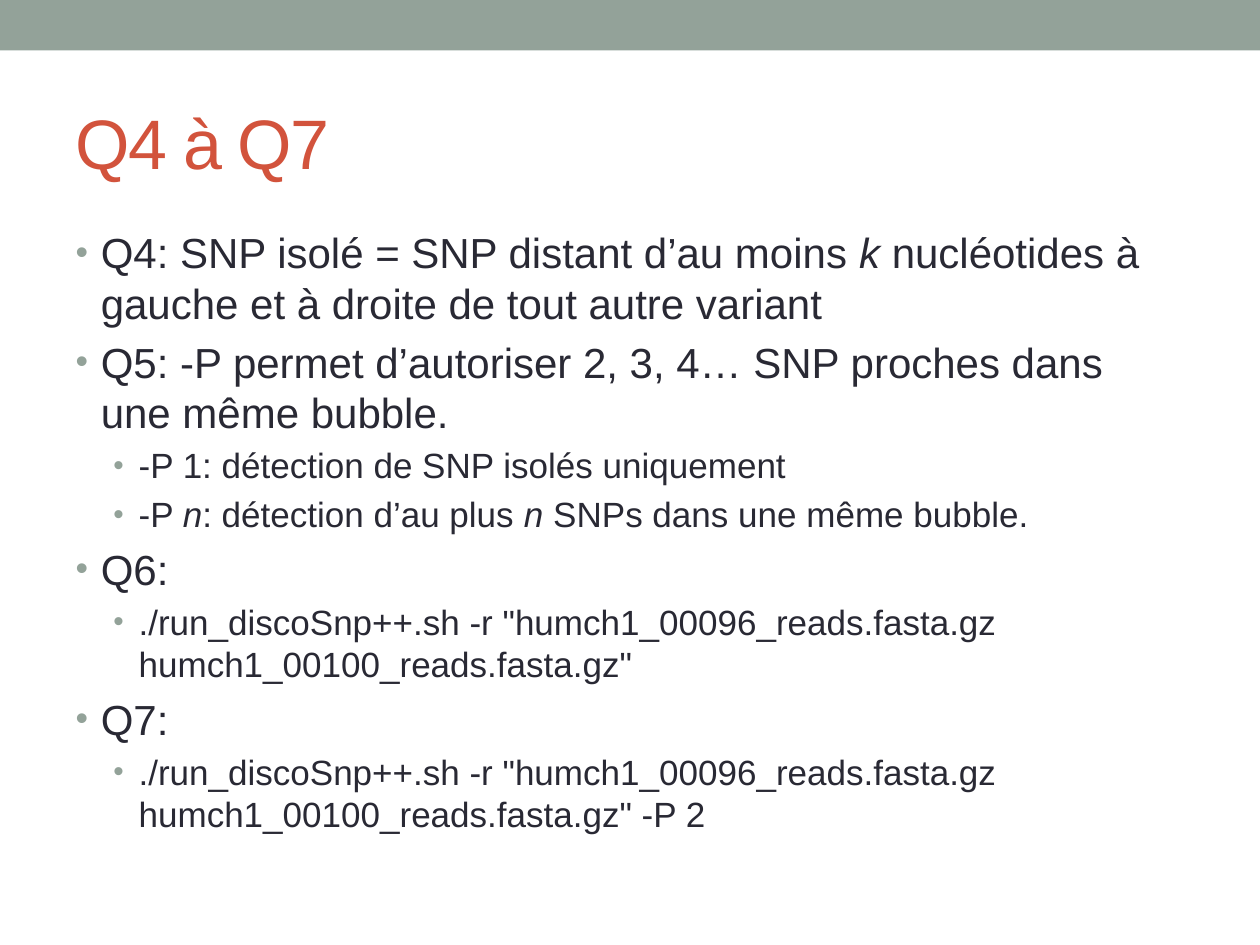
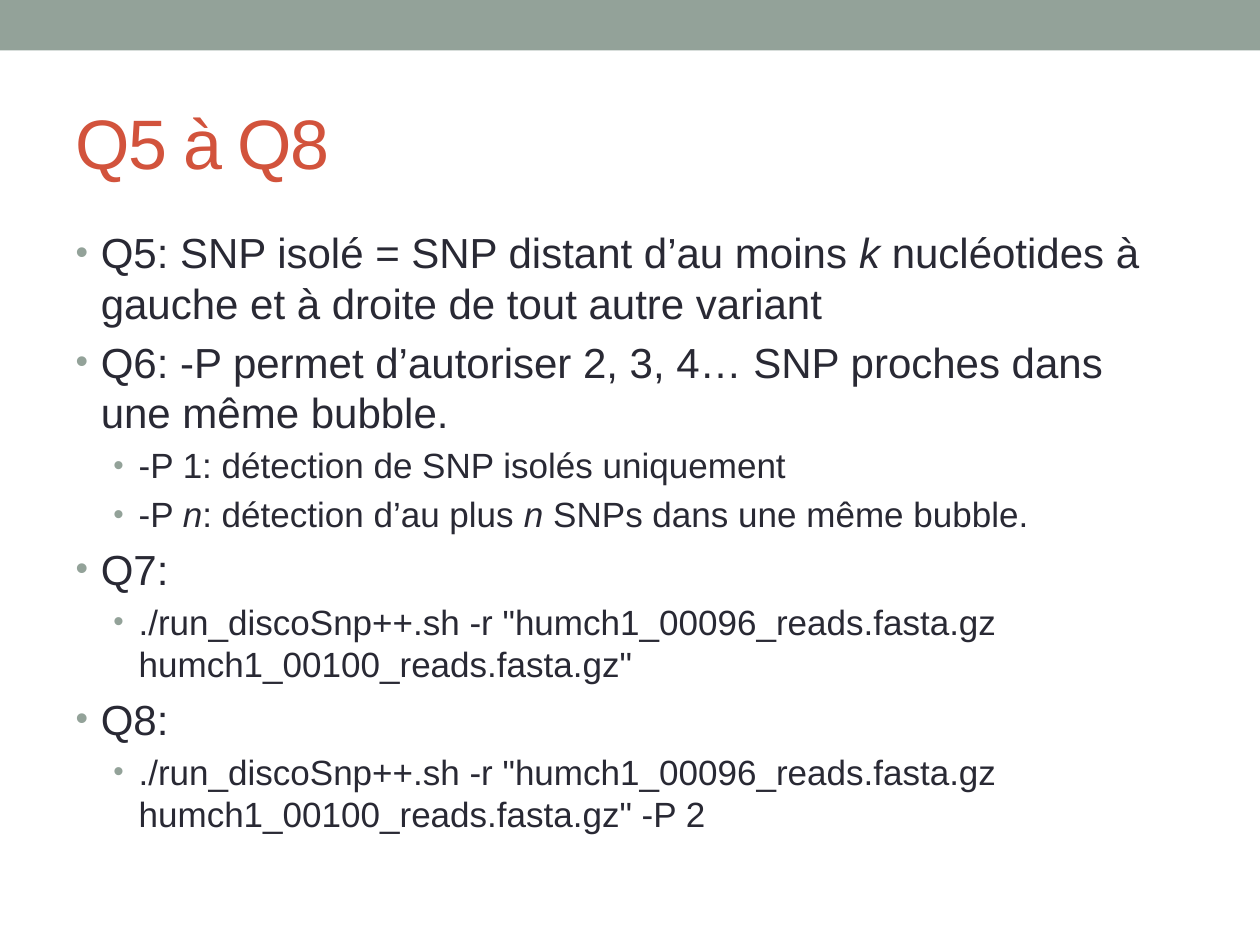
Before and after one commit to GATB/DiscoSnp, a slide deck: slide 4 of donot_release/formation_montpellier/TP_formation_colib'read.pptx. Drawn at 1260x945 pixels with LibreOffice and Linux fonts; fonts in the diff are those of the drawing. Boxes give left, top, right and bottom in pixels: in the first picture for what was removed or moved away, otherwise in the second. Text is boxed around its words. In the diff, an @@ line names an element or a change of style, - is before the commit and + after.

```diff
--- a/donot_release/formation_montpellier/TP_formation_colib'read.pptx
+++ b/donot_release/formation_montpellier/TP_formation_colib'read.pptx
@@ title at bbox=[76, 117, 330, 182]: text changed @@
-Q4 à Q7
+Q5 à Q8
@@ text at bbox=[101, 237, 1139, 429]: text changed @@
-• Q4: SNP isolé = SNP distant d’au moins k nucléotides à gauche et à droite de tout autre variant
-• Q5: -P permet d’autoriser 2, 3, 4… SNP proches dans une même bubble.
+• Q5: SNP isolé = SNP distant d’au moins k nucléotides à gauche et à droite de tout autre variant
+• Q6: -P permet d’autoriser 2, 3, 4… SNP proches dans une même bubble.
@@ text at bbox=[101, 555, 169, 593]: text changed @@
-• Q6:
+• Q7:
@@ text at bbox=[101, 705, 169, 743]: text changed @@
-• Q7:
+• Q8:
```
Also in this commit, not shown: 14 other slides changed, 2 slides added, 1 slide removed, 6 other files.
